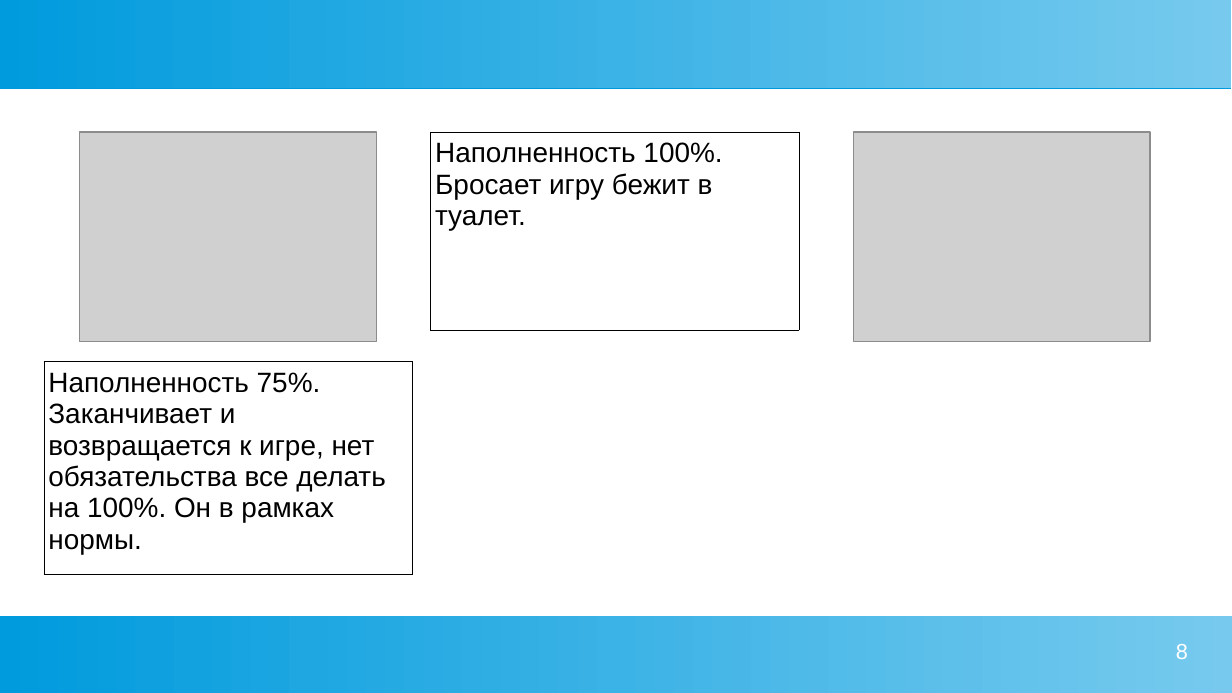
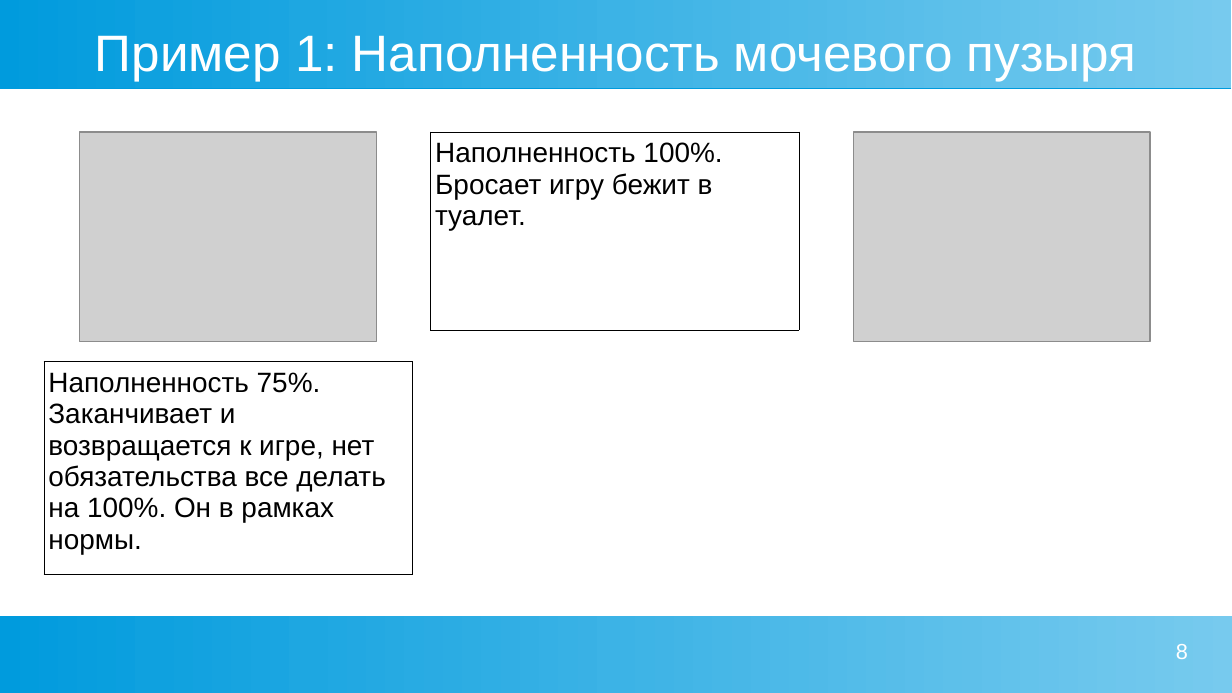
Before and after one commit to Chularev/articles, a slide deck: slide 8 of Psychology/2. гомеостаз и мотивация.odp. Drawn at 1232x693 pixels with LibreOffice and Linux fonts; fonts in the diff are those of the drawing; grey boxes stand for pictures. Boxes give left, top, right and bottom in pixels: in the first picture for what was removed or moved away, otherwise in the second. Text is boxed around its words. In the diff, an @@ line names an element or a change of style, - is before the commit and + after.

Commit message:
tmp

```diff
--- a/Psychology/2. гомеостаз и мотивация.odp
+++ b/Psychology/2. гомеостаз и мотивация.odp
@@ title added at (x1=95, y1=35, x2=1136, y2=81), 33 pt, text #FFFFFF @@
+Пример 1: Наполненность мочевого пузыря
```
